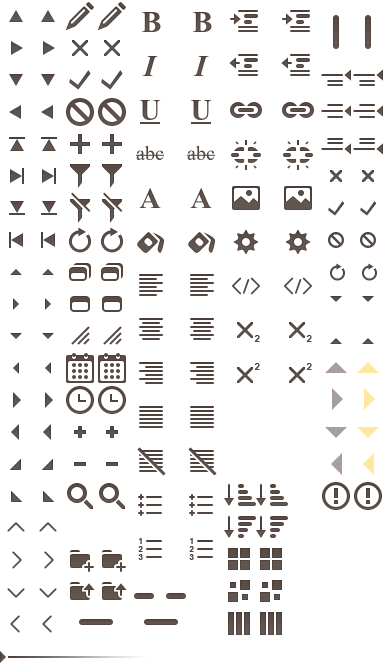
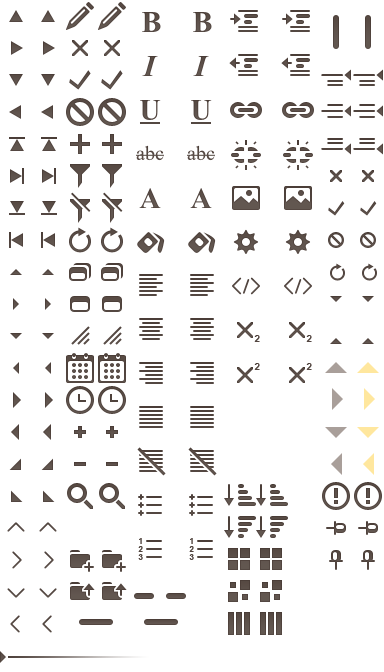
Comparing the layer stacks of the two 384 x 672 images. Changes:
added layer "unpin hover" in group "Widgets 2 copy" over [361, 550, 375, 570]
added layer "pin hover" in group "Widgets 2 copy" over [358, 521, 378, 535]
added layer "unpin" in group "Widgets 2" over [329, 550, 343, 570]
added layer "pin" in group "Widgets 2" over [326, 521, 346, 535]
